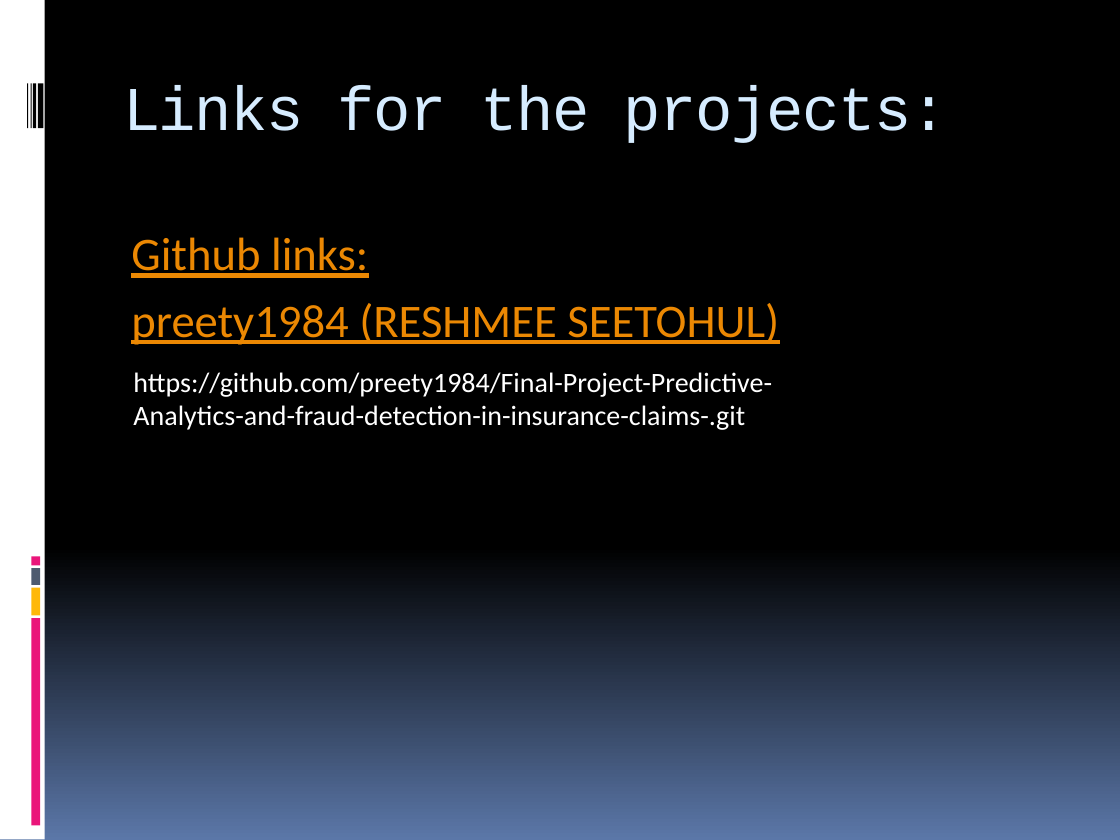
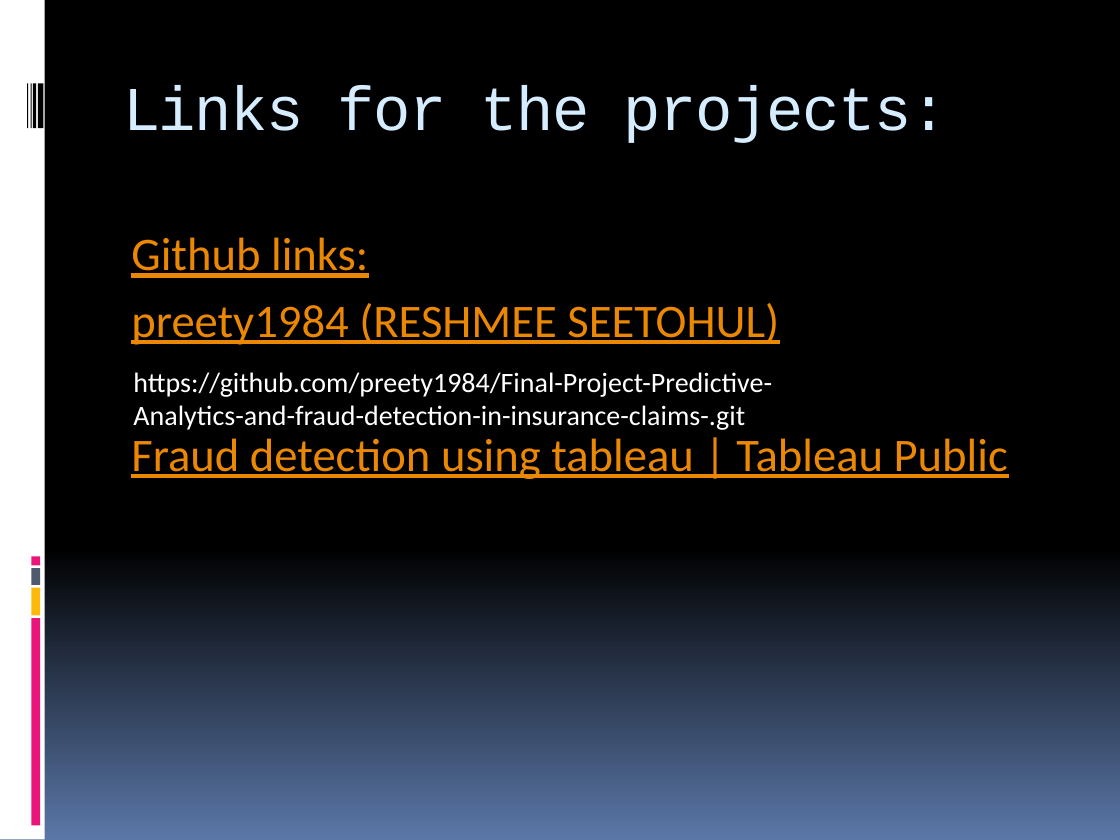
Before and after one commit to preety1984/Final-Project-Predictive-Analytics-and-fraud-detection-in-insurance-claims-, a slide deck: slide 23 of Predictive Analytics and Fraud Detection in Insurance.pptx. Drawn at 1120x840 pixels with LibreOffice and Linux fonts; fonts in the diff are those of the drawing. Boxes give left, top, right and bottom in pixels: in the first picture for what was removed or moved away, otherwise in the second. Text is boxed around its words. In the diff, an @@ line names an element or a change of style, - is before the commit and + after.

```diff
--- a/Predictive Analytics and Fraud Detection in Insurance.pptx
+++ b/Predictive Analytics and Fraud Detection in Insurance.pptx
@@ text at (x1=131, y1=438, x2=1008, y2=479): paragraph added @@
+Fraud detection using tableau | Tableau Public
```
